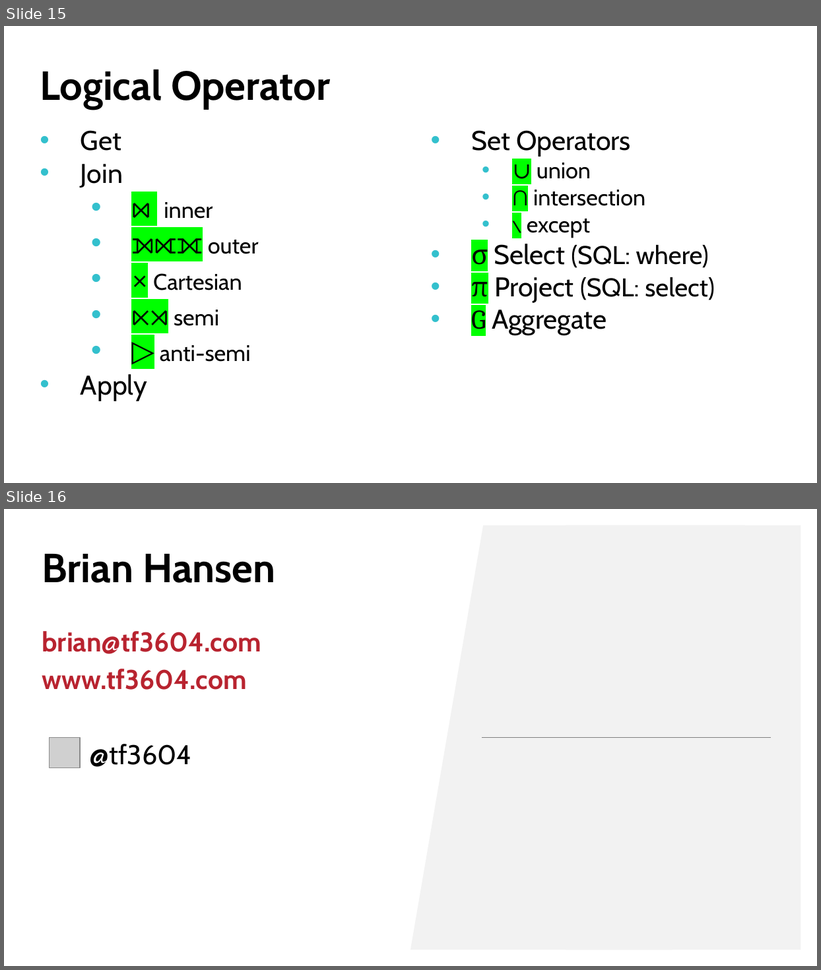
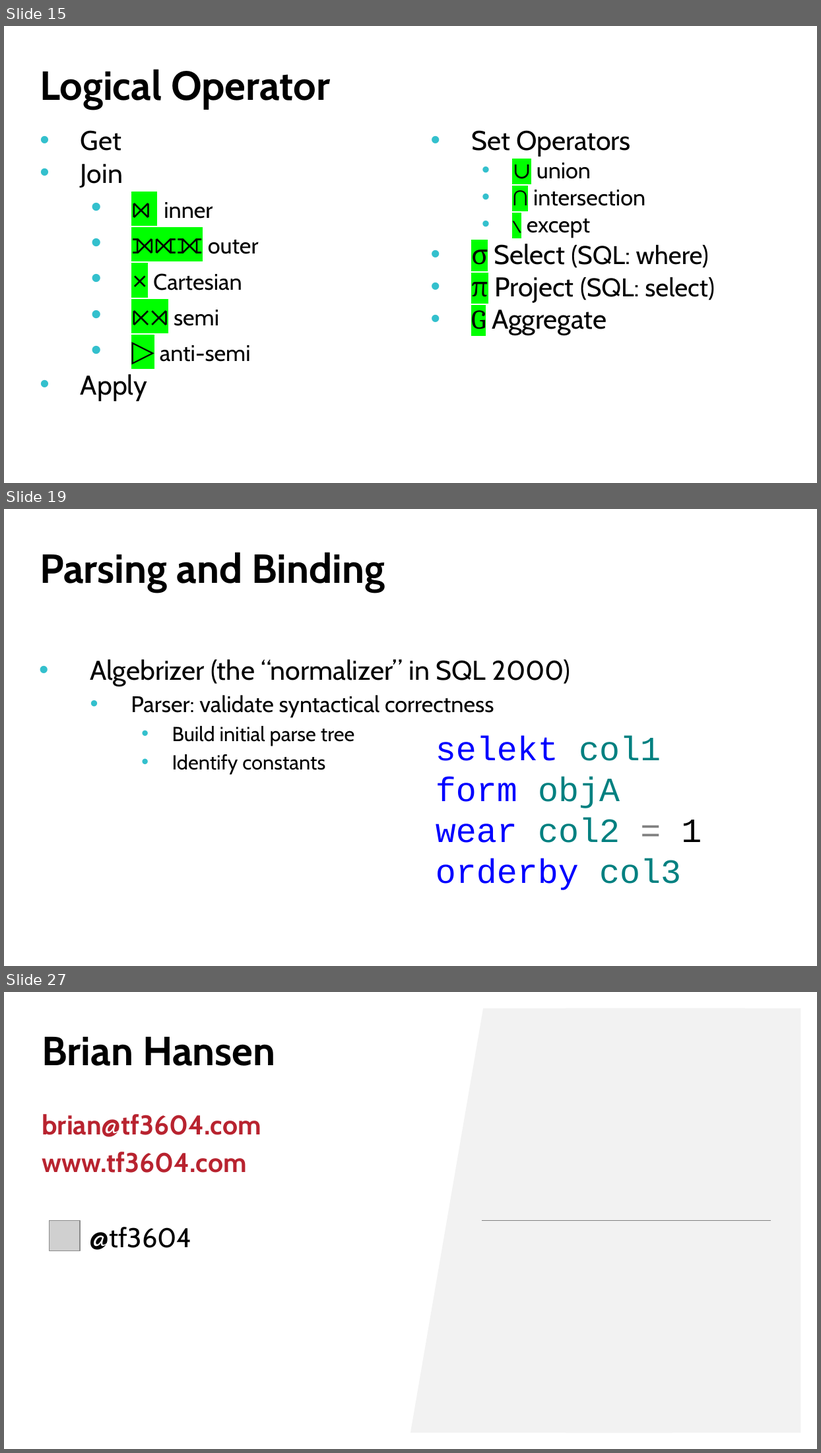
Before and after one commit to tf3604/OptimizerPresentation, a slide deck: Hansen - Get Your Optimizer to Give up All Its Secrets.pptx. Shown one above the other, each under a label of ours: slides 15 and 16 before the commit, slides 15, 19 and 27 after it; the slides between them are not shown. The pictures are 821x970 and 821x1453 pixels, drawn with LibreOffice and Linux fonts; fonts in the diff are those of the drawing; grey boxes stand for pictures; background and template pictures are left out. Boxes give left, top, right and bottom in pixels: in the first picture for what was removed or moved away, otherwise in the second. Text is boxed around its words. In the diff, an @@ line names an element or a change of style, - is before the commit and + after.

```diff
--- a/Hansen - Get Your Optimizer to Give up All Its Secrets.pptx
+++ b/Hansen - Get Your Optimizer to Give up All Its Secrets.pptx
@@ slide 19 added at [4,509,817,966], background picture (left out) @@
@@ title added at [40,552,385,592], 36 pt, text #000000, bold @@
+Parsing and Binding
@@ text added at [90,659,571,774], 18 pt, text #000000 @@
+• Algebrizer (the “normalizer” in SQL 2000)
+  • Parser: validate syntactical correctness
+    • Build initial parse tree
+    • Identify constants
@@ text added at [436,736,702,890], 30.2 pt, text #0000FF @@
+selekt col1
+form objA
+wear col2 = 1
+orderby col3
@@ what was slide 16 is now slide 27 @@
```
Also in this commit, not shown: 10 other slides added.
